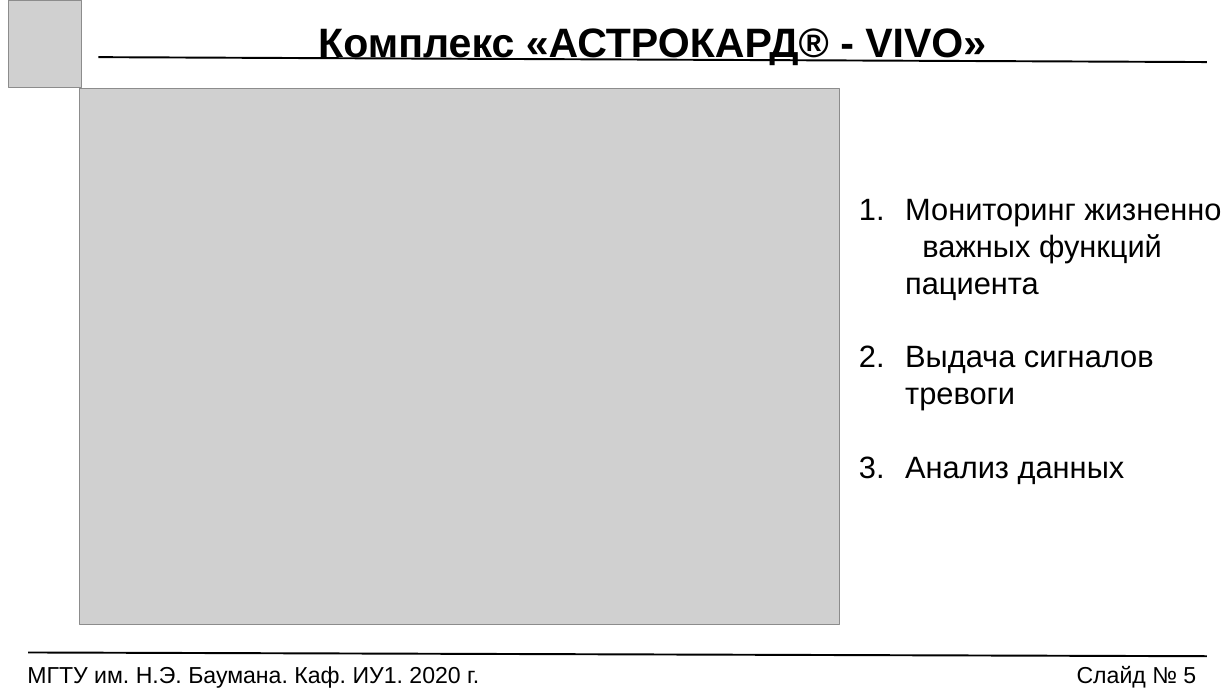
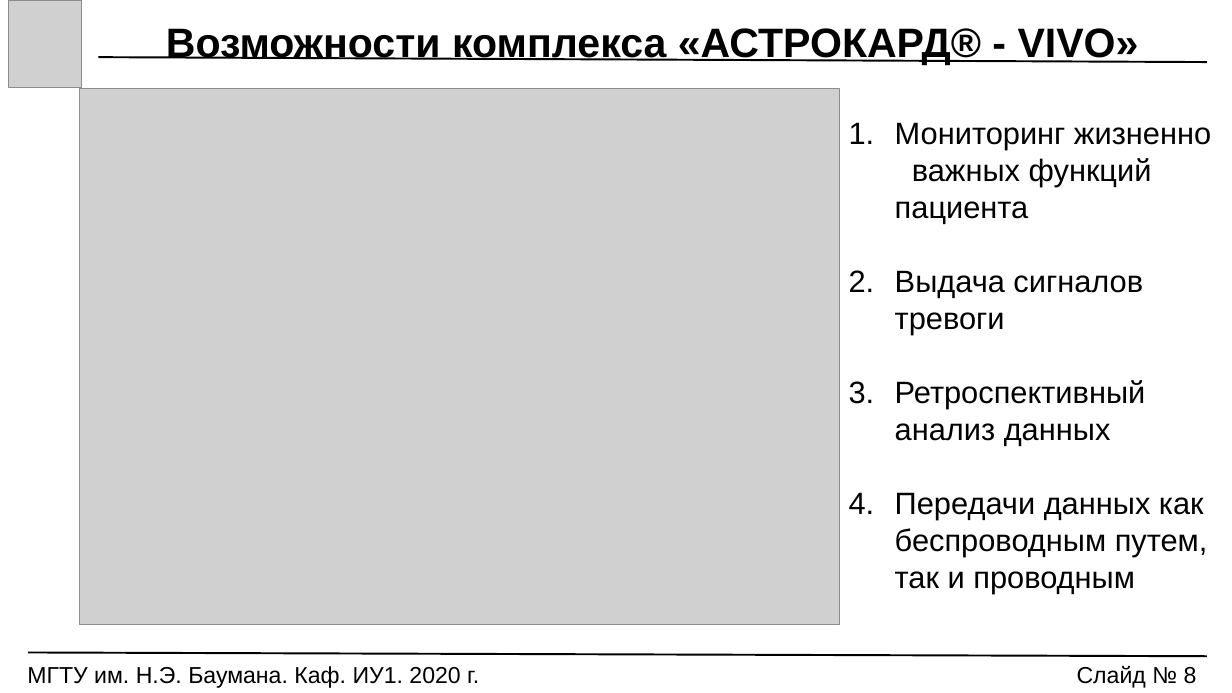
Before and after one commit to Markus85666/Graduation-Qualification-Work, a slide deck: slide 8 of РЕЧЬ_ПРЕЗЕНТАЦИЯ/VKR_Prezentatsia.pptx (slide 5 before the commit). Drawn at 1232x693 pixels with LibreOffice and Linux fonts; fonts in the diff are those of the drawing; grey boxes stand for pictures. Boxes give left, top, right and bottom in pixels: in the first picture for what was removed or moved away, otherwise in the second. Text is boxed around its words. In the diff, an @@ line names an element or a change of style, - is before the commit and + after.

```diff
--- a/РЕЧЬ_ПРЕЗЕНТАЦИЯ/VKR_Prezentatsia.pptx
+++ b/РЕЧЬ_ПРЕЗЕНТАЦИЯ/VKR_Prezentatsia.pptx
@@ text at box(166, 28, 1139, 65): text changed @@
-Комплекс «АСТРОКАРД® - VIVO»
+Возможности комплекса «АСТРОКАРД® - VIVO»
@@ text "Мониторинг жизненно важных функций пациента": place and size @@
-text "Мониторинг жизненно важных функций пациента" at box(905, 198, 1221, 484)
+text "Мониторинг жизненно важных функций пациента" at box(895, 122, 1211, 593)
@@ text at box(895, 380, 1208, 593): text changed @@
-3. Анализ данных
+3. Ретроспективный анализ данных
+4. Передачи данных как беспроводным путем, так и проводным
@@ text at box(1077, 666, 1197, 688): text changed @@
-Слайд № 5
+Слайд № 8
```
Also in this commit, not shown: 12 other slides changed, 9 slides added, 16 other files.
